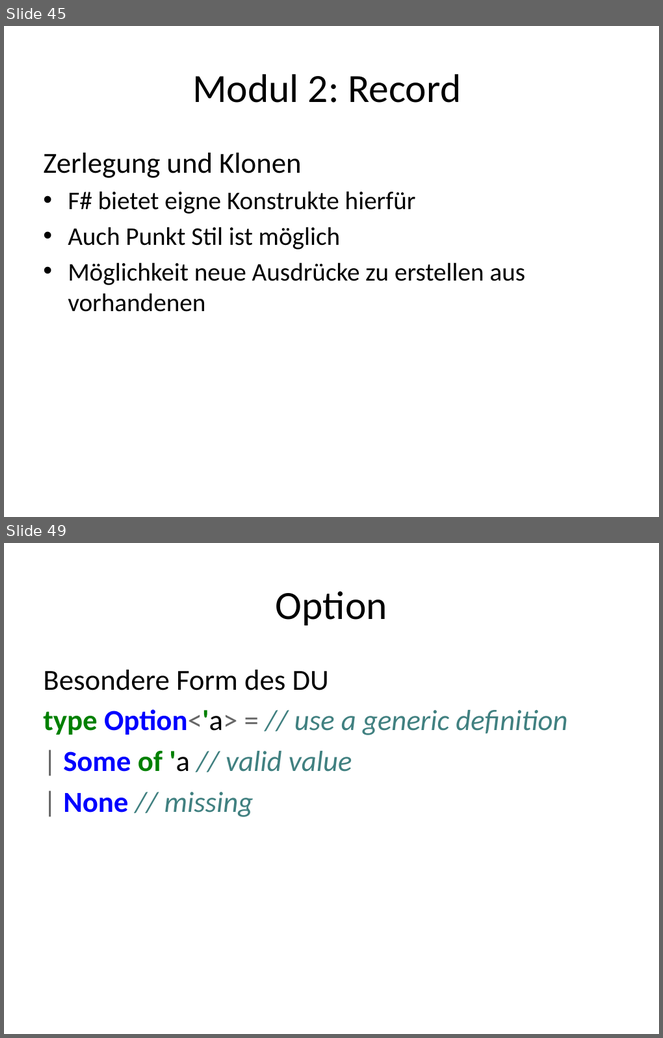
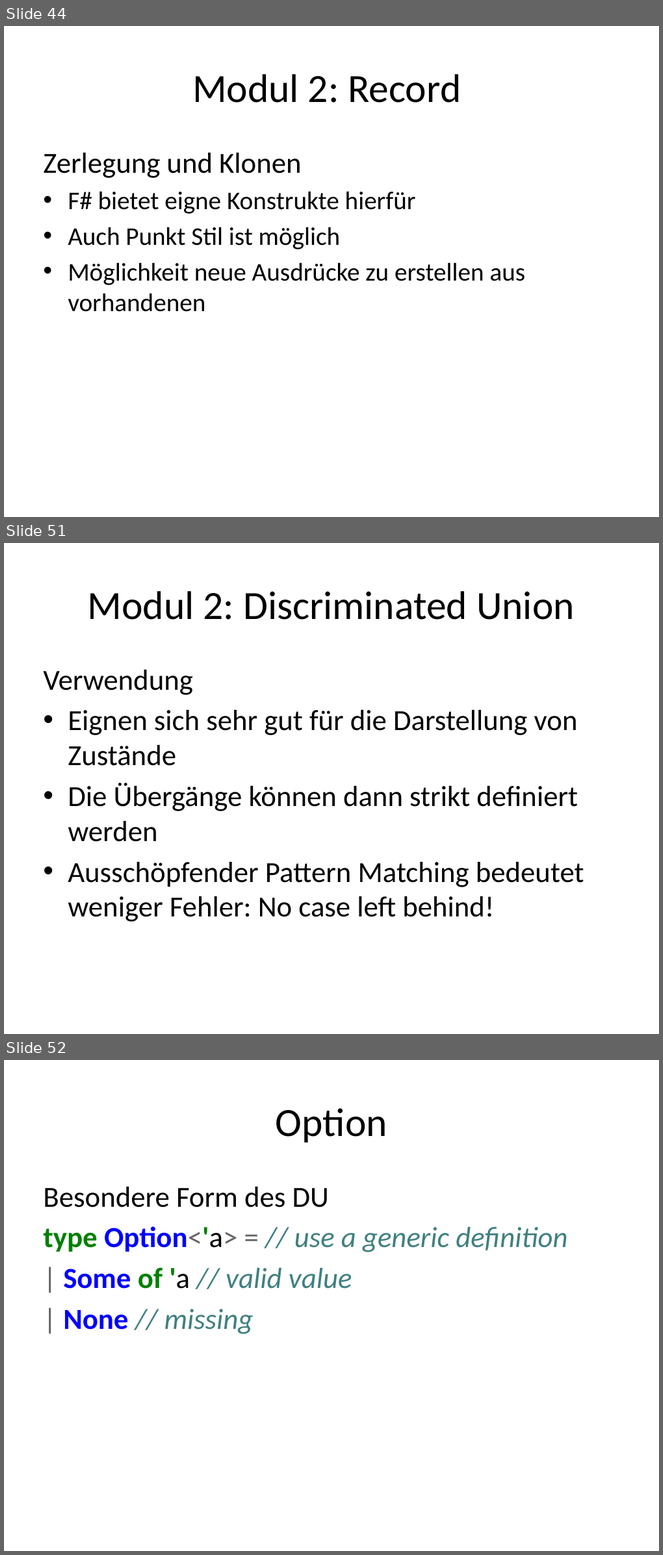
Before and after one commit to nasserbrake/Spartakiade2017, a slide deck: FSharp.pptx. Shown one above the other, each under a label of ours: slides 45 and 49 before the commit, slides 44, 51 and 52 after it; the slides between them are not shown. The pictures are 663x1038 and 663x1555 pixels, drawn with LibreOffice and Linux fonts; fonts in the diff are those of the drawing. Boxes give left, top, right and bottom in pixels: in the first picture for what was removed or moved away, otherwise in the second. Text is boxed around its words. In the diff, an @@ line names an element or a change of style, - is before the commit and + after.

```diff
--- a/FSharp.pptx
+++ b/FSharp.pptx
@@ slide 51 added at (4,543,659,1034), background #FFFFFF @@
@@ title added at (88,591,575,620), 44 pt, text #000000 @@
+Modul 2: Discriminated Union
@@ text added at (43,670,584,922), 32 pt, text #000000 @@
+Verwendung
+• Eignen sich sehr gut für die Darstellung von Zustände
+• Die Übergänge können dann strikt definiert werden
+• Ausschöpfender Pattern Matching bedeutet weniger Fehler: No case left behind!
@@ what was slide 45 is now slide 44 @@
@@ what was slide 49 is now slide 52 @@
```
Also in this commit, not shown: 4 slides changed, 3 other slides added, 1 slide removed, 3 other files.
